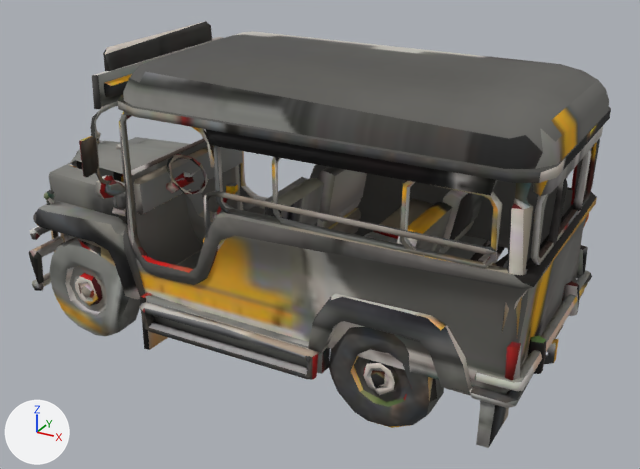
Renders of the glTF model assets/models/props/jeep.glb from each side of a commit.
The view is the same before and after, from a camera (50 mm lens) standing at (0.758, -1.27, 0.865) and looking at (0.057, 0.005, 0.227). Lighting does not change. The marker at lower left points along +X, +Y and +Z. The first picture is the older version. Vertices at exactly the same position are counted once.
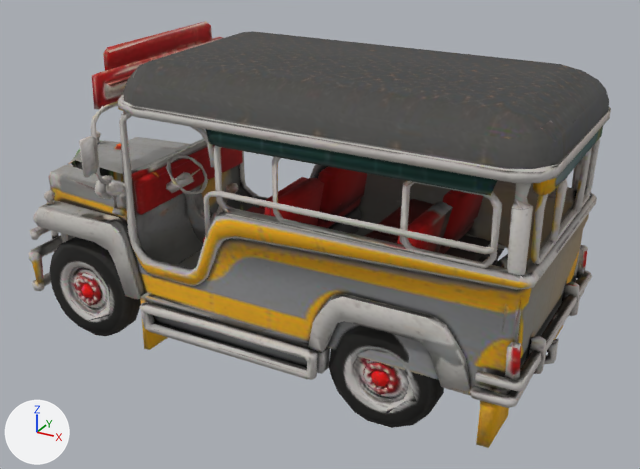
Pixel boxes (x1, y1, x2, y2) of what changed, in the pictures (640 x 469 px):
'Mesh0', reshaped: before (29, 21, 611, 448); after (28, 21, 611, 448)
part 1 of me_mesh_0_001, reshaped: before (29, 37, 603, 448); after (28, 37, 603, 448)
part 2 of me_mesh_0_001, surface changed: (30, 21, 611, 448) in both

Patch to the scene script:
```diff
--- a/assets/models/props/jeep.glb.py
+++ b/assets/models/props/jeep.glb.py
@@ me_mesh_0_001 @@
 # used by ob_mesh0; location = (0.0, 0.0, 0.0)
-me_mesh_0_001.from_pydata(...)  # 2846 vertices, 4996 faces; spans x -0.5..0.501, y -0.257..0.255, z 0.0..0.556
+me_mesh_0_001.from_pydata(...)  # 3102 vertices, 5497 faces; spans x -0.5..0.501, y -0.257..0.255, z 0.0..0.556
+# me_mesh_0_001 part 1: 20 vertices moved from x -0.473..0.494, y -0.188..0.2, z 0.083..0.466 to x -0.468..0.494, y -0.188..0.196, z 0.082..0.466; 235 vertices removed from x -0.5..0.496, y -0.223..0.219, z 0.0..0.546; 491 vertices added at x -0.5..0.497, y -0.232..0.219, z 0.0..0.549
+# me_mesh_0_001 part 2: 3621 kept faces spanning x -0.5..0.501, y -0.257..0.255, z 0.001..0.556 get new texture (UV) coordinates
 me_mesh_0_001.materials.append(mat_propmat)
```
